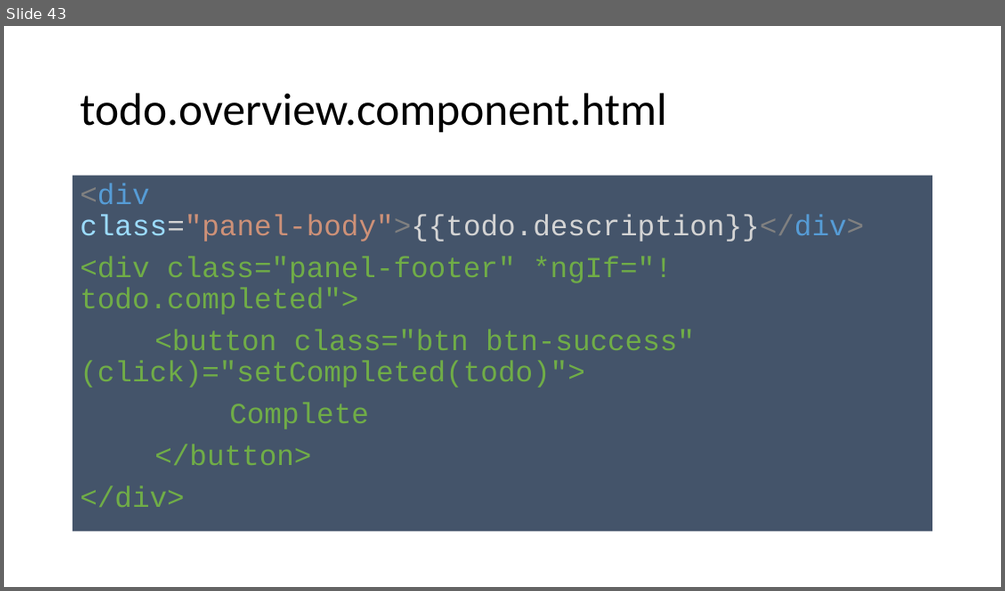
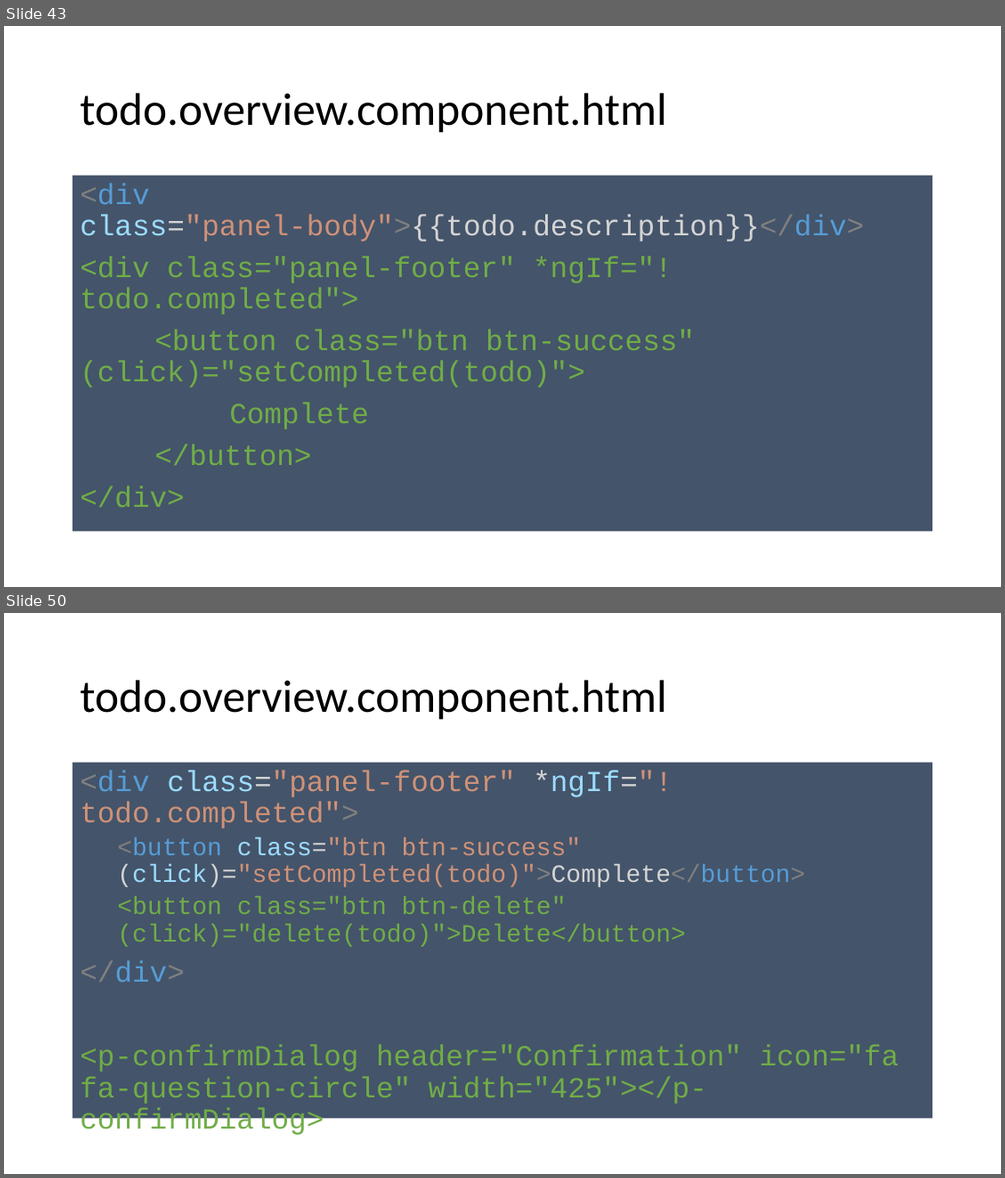
Before and after one commit to spirit-coding/todo-app-aj33349, a slide deck: Angular2.pptx. Shown one above the other, each under a label of ours: slide 43 before the commit, slides 43 and 50 after it; the slides between them are not shown. The pictures are 1005x591 and 1005x1178 pixels, drawn with LibreOffice and Linux fonts; fonts in the diff are those of the drawing. Boxes give left, top, right and bottom in pixels: in the first picture for what was removed or moved away, otherwise in the second. Text is boxed around its words. In the diff, an @@ line names an element or a change of style, - is before the commit and + after.

Commit message:
Confirmationservice

```diff
--- a/Angular2.pptx
+++ b/Angular2.pptx
@@ slide 50 added at (4, 613, 1001, 1174), background #FFFFFF @@
@@ title added at (80, 680, 666, 720), 44 pt, text #000000 @@
+todo.overview.component.html
@@ text added at (73, 763, 933, 1119), fill #44546A, 28 pt, text #70AD47 @@
+<div class="panel-footer" *ngIf="!todo.completed">
+  <button class="btn btn-success" (click)="setCompleted(todo)">Complete</button>
+  <button class="btn btn-delete" (click)="delete(todo)">Delete</button>
+</div>
+<p-confirmDialog header="Confirmation" icon="fa fa-question-circle" width="425"></p-confirmDialog>
```
Also in this commit, not shown: 9 other slides added, 1 slide removed, 7 other files.
